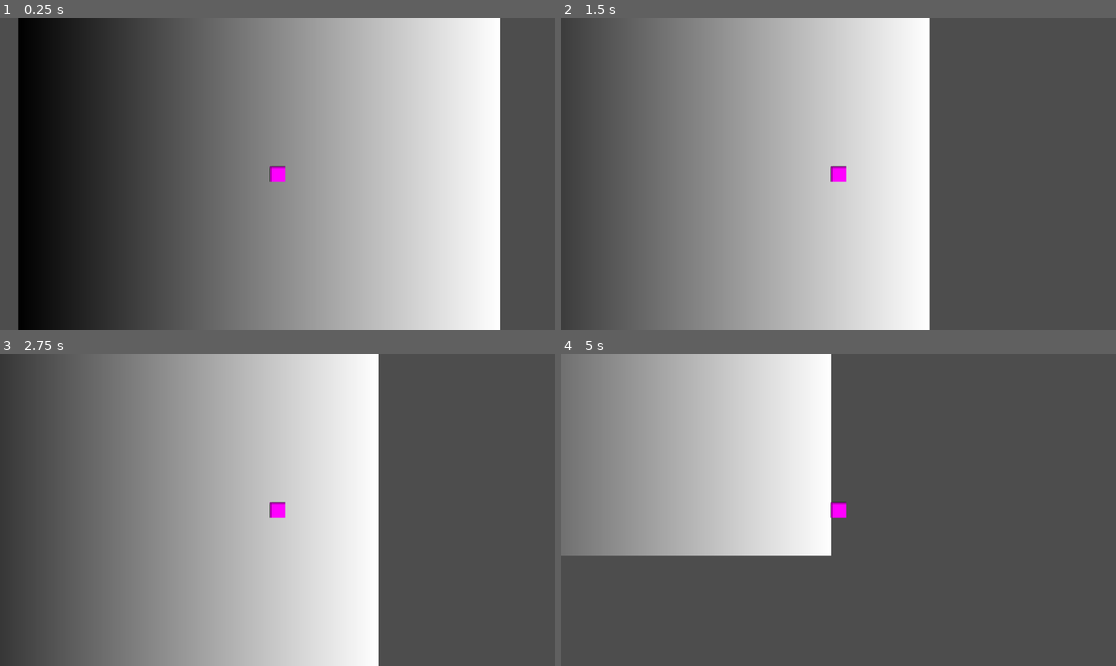
Above: before the commit, frames 1-4 (two rows, left to right).
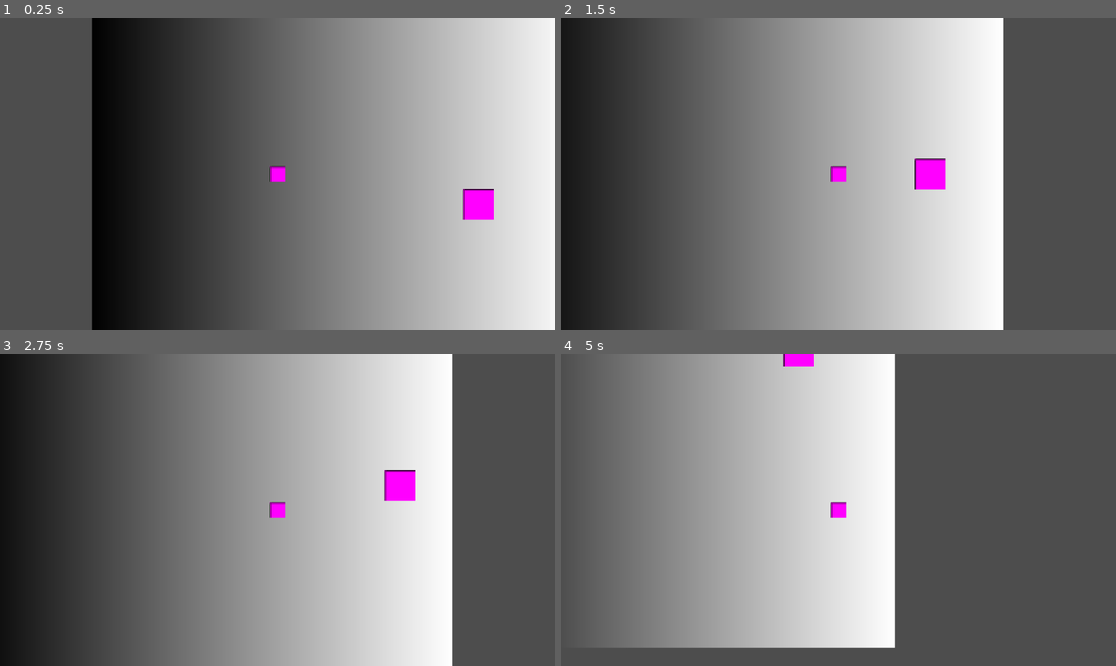
Above: after the commit, the same moments.

Repository: noble-squared/Colorado-Game-Jam
Game: Godot game, scene res://Scenes/playerMovementTestScene.tscn
Same seed, same stepped clock (60 frames per second), same inputs: the game is played once before the commit and once after it. This scene is started directly instead of the project's main scene.
Inputs:
- Up to frame 1 (0.25 s): no input
- Up to frame 2 (1.5 s): hold D (Right) from 0.53 s (still down); tap Space (SwapTime, bound only after the commit) at 0.6, 1.35 s; tap W (Jump) at 0.77 s
- Up to frame 3 (2.75 s): tap W (Jump) at 1.52 s; release D (Right) at 2.03 s; hold A (Left) from 2.03 s (still down); tap Space (SwapTime, bound only after the commit) at 2.1 s
- Up to frame 4 (5 s): release A (Left) at 2.78 s; hold D (Right) 2.78-4.28 s; tap Space (SwapTime, bound only after the commit) at 2.85, 3.6, 4.35 s; tap W (Jump) at 3.02, 3.77, 4.52 s; hold A (Left) from 4.28 s (still down)

The runs differ from the first frame. In frame 1, 96% of the frame differs, in the area x 3-100%, y 0-100%; in frame 2, 80%; in frame 3, 81%; in frame 4, 54%.

Commit message:
Implemented basic spotlight code

Diff:
--- a/Scenes/player.tscn
+++ b/Scenes/player.tscn
@@ -10,6 +10,8 @@
 radius = 16.0
 
 [node name="Player" type="CharacterBody2D" unique_id=1588156878]
+collision_layer = 3
+collision_mask = 5
 
 [node name="Sprite2D" type="Sprite2D" parent="." unique_id=1113765662]
 texture = SubResource("PlaceholderTexture2D_cvnsp")
--- a/Scenes/playerMovementTestScene.tscn
+++ b/Scenes/playerMovementTestScene.tscn
@@ -1,6 +1,7 @@
 [gd_scene format=3 uid="uid://r866lubpiqq5"]
 
 [ext_resource type="PackedScene" uid="uid://be36otywe3wge" path="res://Scenes/player.tscn" id="1_j5q4e"]
+[ext_resource type="PackedScene" uid="uid://5xetlc2tbsu8" path="res://Scenes/spotlight.tscn" id="2_6eqyl"]
 
 [sub_resource type="RectangleShape2D" id="RectangleShape2D_j5q4e"]
 size = Vector2(1000, 29)
@@ -11,6 +12,12 @@
 gradient = SubResource("Gradient_mdmak")
 width = 1000
 height = 1000
+
+[sub_resource type="Curve2D" id="Curve2D_j5q4e"]
+_data = {
+"points": PackedVector2Array(0, 0, 0, 0, 0, 0, 0, 0, 0, 0, 64, -12, 0, 0, 0, 0, 134, -54, 0, 0, 0, 0, 155, -102, 0, 0, 0, 0, 76, -156, 0, 0, 0, 0, -29, -112, 0, 0, 0, 0, -92, -146, 0, 0, 0, 0, -154, -101, 0, 0, 0, 0, -115, -25, 0, 0, 0, 0, 0, 0)
+}
+point_count = 10
 
 [node name="PlayerMovementTestScene" type="Node2D" unique_id=1336154490]
 
@@ -24,4 +31,15 @@
 texture = SubResource("GradientTexture2D_dysls")
 
 [node name="Player" parent="." unique_id=1588156878 instance=ExtResource("1_j5q4e")]
-position = Vector2(38, -81)
+position = Vector2(-115, -92)
+
+[node name="Path2D" type="Path2D" parent="." unique_id=296940793]
+position = Vector2(300, 0)
+curve = SubResource("Curve2D_j5q4e")
+
+[node name="PathFollow2D" type="PathFollow2D" parent="Path2D" unique_id=570635999]
+rotation = -0.18534794
+
+[node name="Spotlight" parent="." unique_id=1108454828 node_paths=PackedStringArray("targetPathPos") instance=ExtResource("2_6eqyl")]
+position = Vector2(316, -189)
+targetPathPos = NodePath("../Path2D/PathFollow2D")
--- /dev/null
+++ b/Scenes/spotlight.tscn
@@ -0,0 +1,24 @@
+[gd_scene format=3 uid="uid://5xetlc2tbsu8"]
+
+[ext_resource type="Script" uid="uid://b1pwpoewf8wah" path="res://Scripts/spotlight_ai.gd" id="1_p754v"]
+
+[sub_resource type="CircleShape2D" id="CircleShape2D_spmcn"]
+radius = 32.0
+
+[sub_resource type="PlaceholderTexture2D" id="PlaceholderTexture2D_p754v"]
+size = Vector2(64, 64)
+
+[node name="Spotlight" type="Area2D" unique_id=1108454828]
+collision_layer = 0
+collision_mask = 2
+script = ExtResource("1_p754v")
+metadata/_custom_type_script = "uid://b1pwpoewf8wah"
+
+[node name="CollisionShape2D" type="CollisionShape2D" parent="." unique_id=546856041]
+shape = SubResource("CircleShape2D_spmcn")
+
+[node name="Sprite2D" type="Sprite2D" parent="." unique_id=1796816077]
+texture = SubResource("PlaceholderTexture2D_p754v")
+
+[connection signal="body_entered" from="." to="." method="_on_body_entered"]
+[connection signal="body_exited" from="." to="." method="_on_body_exited"]
--- a/Scripts/player_health.gd
+++ b/Scripts/player_health.gd
@@ -1 +1,18 @@
 extends Node2D
+
+var characterBody: CharacterBody2D
+
+@export var maxGracePeriod: float = 1 # Seconds
+var spottedTime: float = 0
+var isSpotted: bool = false
+
+func _ready() -> void:
+	characterBody = get_parent()
+
+func _process(delta: float) -> void:
+	if (isSpotted):
+		print("SPOTTED!!!: " + str(spottedTime))
+		if (spottedTime <= maxGracePeriod):
+			spottedTime += delta
+		else:
+			push_error("SPOTTED")
--- /dev/null
+++ b/Scripts/spotlight_ai.gd
@@ -0,0 +1,29 @@
+extends Area2D
+class_name Spotlight2D
+
+@export var targetPathPos: PathFollow2D
+@export var moveSpeed: float = 100
+
+var smoothingFactor: float = 0.01
+
+func _ready() -> void:
+	global_position = targetPathPos.global_position
+
+func _process(delta: float) -> void:
+	targetPathPos.progress += delta * moveSpeed
+	global_position = lerp(global_position, targetPathPos.global_position, smoothingFactor)
+
+
+
+func _on_body_entered(body: Node2D) -> void:
+	if (body is CharacterBody2D):
+		var playerHealthNode = body.find_child("PlayerHealth")
+		if (playerHealthNode):
+			playerHealthNode.isSpotted = true
+
+
+func _on_body_exited(body: Node2D) -> void:
+	if (body is CharacterBody2D):
+		var playerHealthNode = body.find_child("PlayerHealth")
+		if (playerHealthNode):
+			playerHealthNode.isSpotted = false
--- a/project.godot
+++ b/project.godot
@@ -38,6 +38,17 @@
 , Object(InputEventKey,"resource_local_to_scene":false,"resource_name":"","device":-1,"window_id":0,"alt_pressed":false …(186 unchanged characters)…
 ]
 }
+SwapTime={
+"deadzone": 0.2,
+"events": [Object(InputEventKey,"resource_local_to_scene":false,"resource_name":"","device":-1,"window_id":0,"alt_pressed":false,"shift_pressed":false,"ctrl_pressed":false,"meta_pressed":false,"pressed":false,"keycode":0,"physical_keycode":32,"key_label":0,"unicode":32,"location":0,"echo":false,"script":null)
+]
+}
+
+[layer_names]
+
+2d_physics/layer_1="Physics"
+2d_physics/layer_2="Player detection"
+2d_physics/layer_3="Item interaction"
 
 [physics]
 
Not shown, added: Scripts/spotlight_ai.gd.uid
